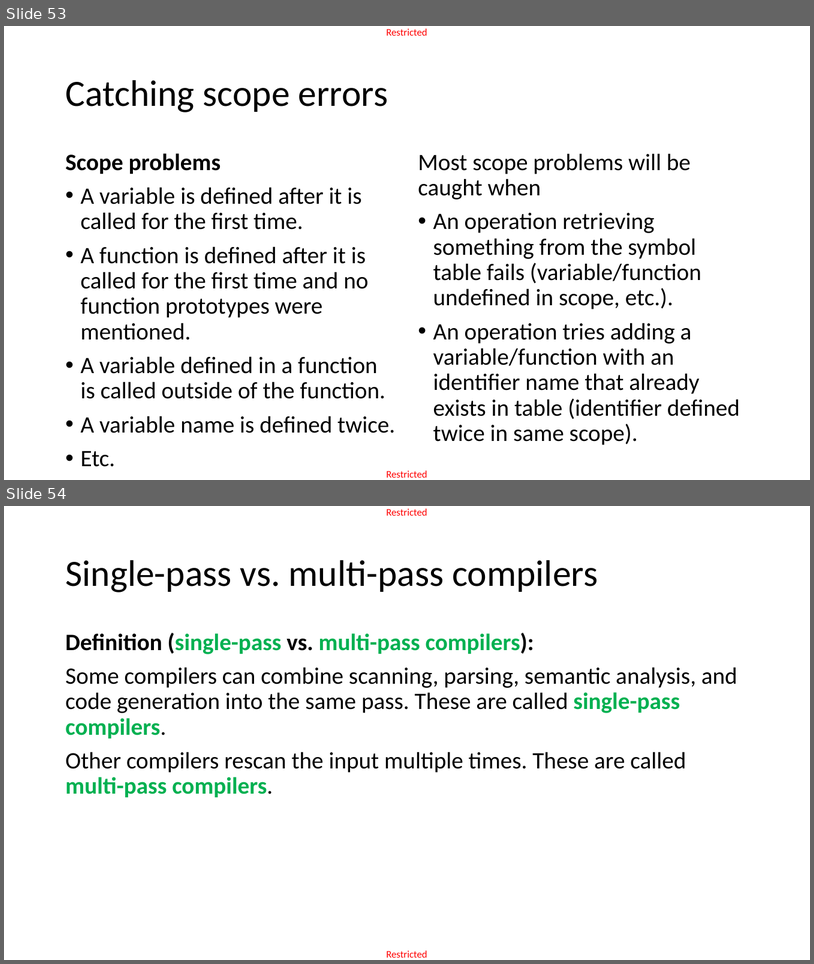
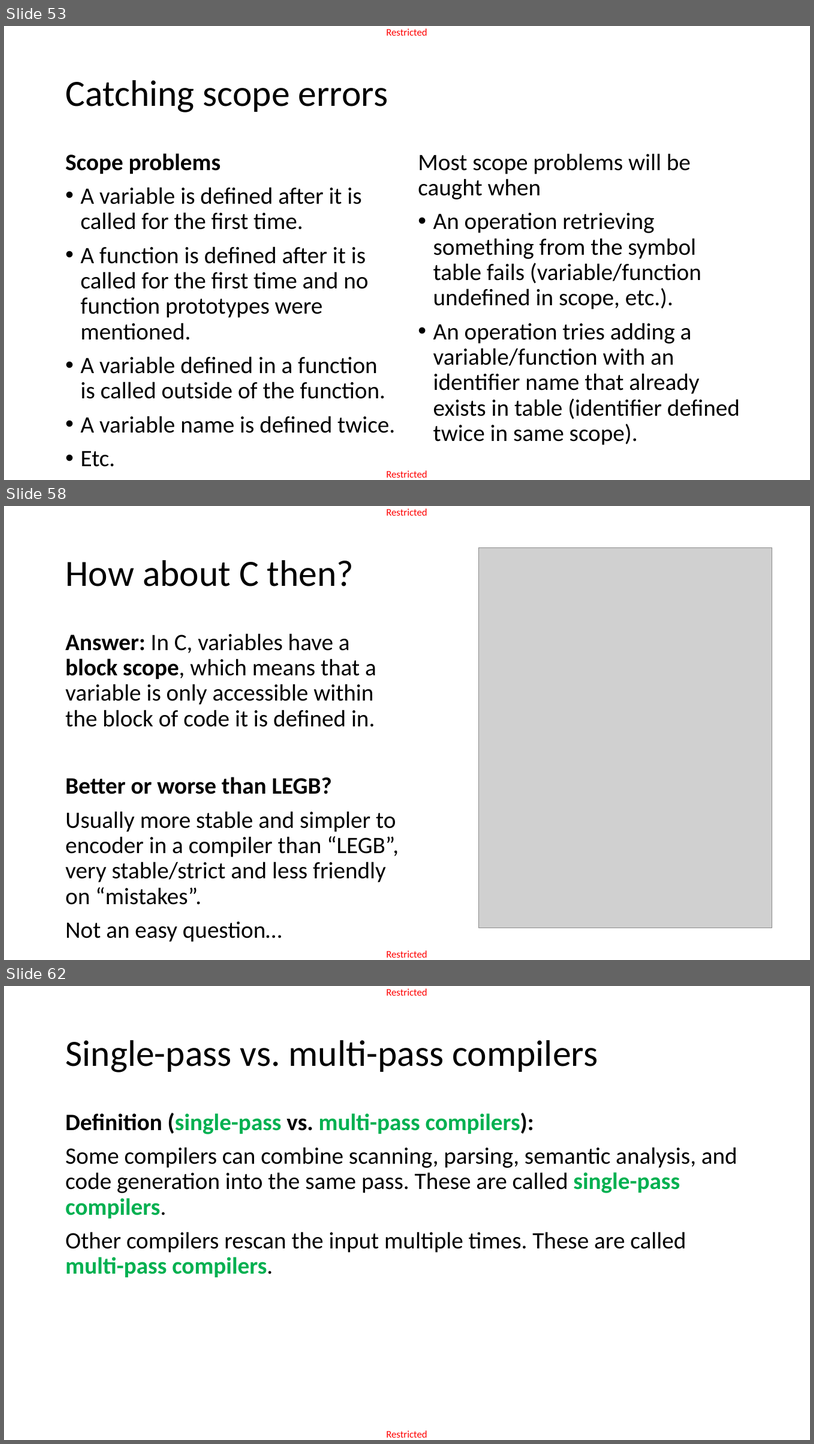
Before and after one commit to matthieudemari/SUTD_PLC_50_051, a slide deck: W12/W12S1/W12S1.pptx. Shown one above the other, each under a label of ours: slides 53 and 54 before the commit, slides 53, 58 and 62 after it; the slides between them are not shown. The pictures are 814x964 and 814x1444 pixels, drawn with LibreOffice and Linux fonts; fonts in the diff are those of the drawing; grey boxes stand for pictures. Boxes give left, top, right and bottom in pixels: in the first picture for what was removed or moved away, otherwise in the second. Text is boxed around its words. In the diff, an @@ line names an element or a change of style, - is before the commit and + after.

```diff
--- a/W12/W12S1/W12S1.pptx
+++ b/W12/W12S1/W12S1.pptx
@@ slide 58 added at box(4, 506, 810, 960), background #FFFFFF; not listed: 2 template elements that a slide beside it also shows @@
@@ picture added at box(479, 548, 772, 928) @@
@@ title added at box(65, 560, 354, 586), 44 pt, text #000000 @@
+How about C then?
@@ text added at box(65, 633, 399, 942), 28 pt, text #000000 @@
+Answer: In C, variables have a block scope, which means that a variable is only accessible within the block of code it is defined in.
+Better or worse than LEGB?
+Usually more stable and simpler to encoder in a compiler than “LEGB”, very stable/strict and less friendly on “mistakes”.
+Not an easy question…
@@ what was slide 54 is now slide 62 @@
```
Also in this commit, not shown: 6 slides changed, 7 other slides added, 1 other file.
